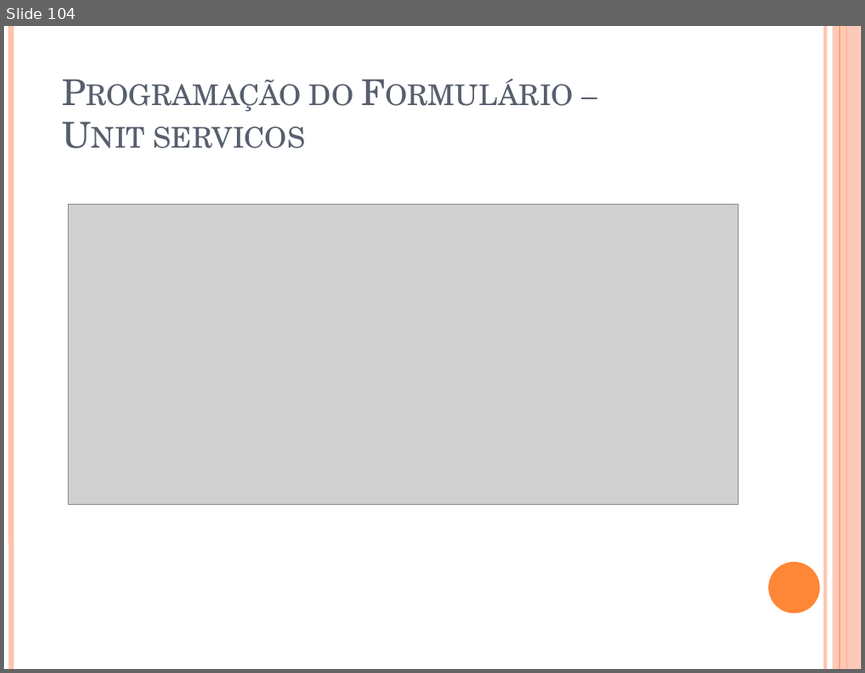
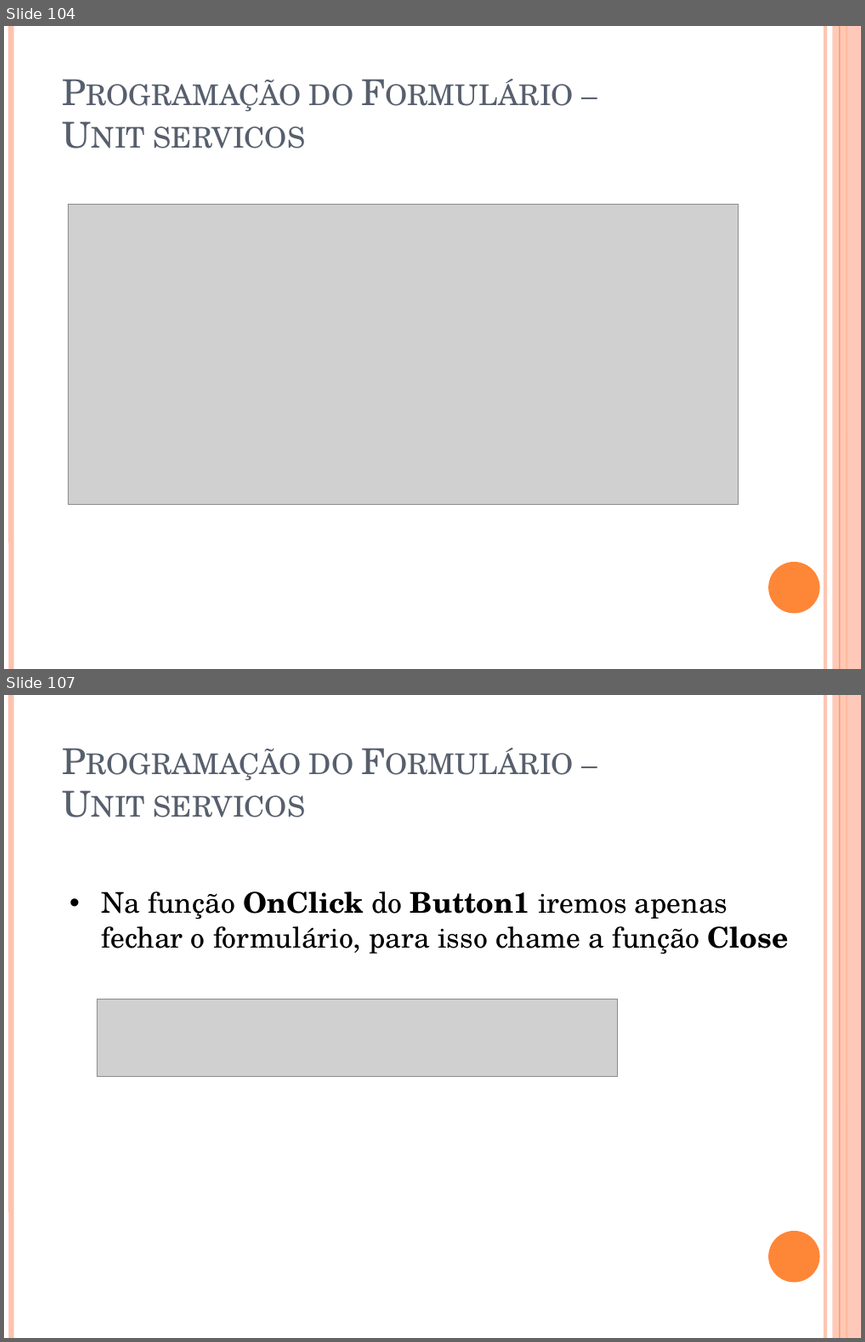
Before and after one commit to igorscandido/Conexao-Bluetooth-usando-Delphi, a slide deck: Stuff/Conexão Bluetooth usando Delphi.pptx. Shown one above the other, each under a label of ours: slide 104 before the commit, slides 104 and 107 after it; the slides between them are not shown. The pictures are 865x673 and 865x1342 pixels, drawn with LibreOffice and Linux fonts; fonts in the diff are those of the drawing; grey boxes stand for pictures. Boxes give left, top, right and bottom in pixels: in the first picture for what was removed or moved away, otherwise in the second. Text is boxed around its words. In the diff, an @@ line names an element or a change of style, - is before the commit and + after.

```diff
--- a/Stuff/Conexão Bluetooth usando Delphi.pptx
+++ b/Stuff/Conexão Bluetooth usando Delphi.pptx
@@ slide 107 added at (4,695,861,1338), background #FFFFFF; not listed: 6 template elements that a slide beside it also shows @@
@@ title added at (154,753,353,817), 30 pt, text #575F6D, small capitals @@
+Programação do Formulário –
+Unit servicos
@@ text added at (102,891,789,954), 24 pt, text #000000 @@
+• Na função OnClick do Button1 iremos apenas fechar o formulário, para isso chame a função Close
@@ picture added at (97,998,618,1077) @@
```
Also in this commit, not shown: 1 slide changed, 9 other slides added, 28 other files.
